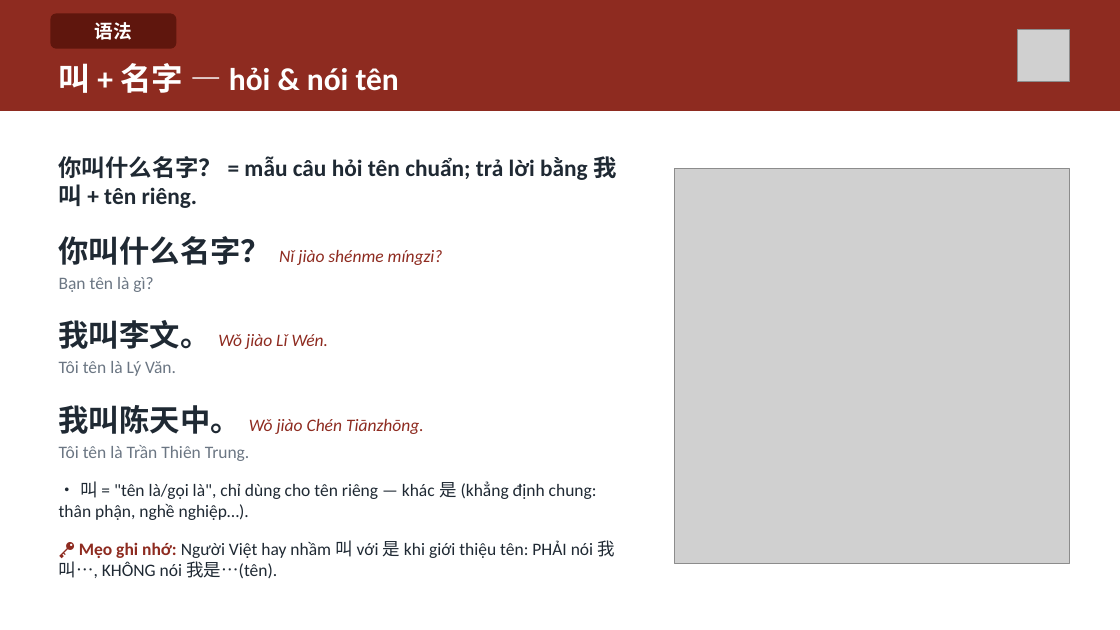
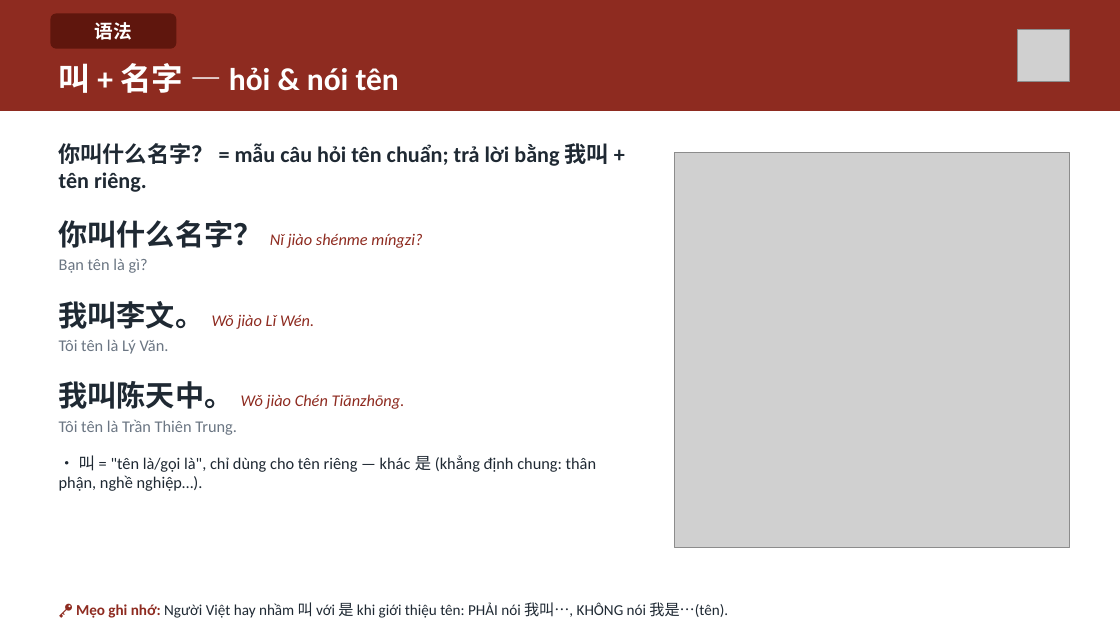
Before and after one commit to HuyenNguyen911/chinese-learning-os, a slide deck: slide 9 of output/hsk1/buoi02_chaohoi_lamquen/slide/Buoi-02-Chaohoi-Lamquen.pptx (slide 7 before the commit). Drawn at 1120x630 pixels with LibreOffice and Linux fonts; fonts in the diff are those of the drawing; grey boxes stand for pictures. Boxes give left, top, right and bottom in pixels: in the first picture for what was removed or moved away, otherwise in the second. Text is boxed around its words. In the diff, an @@ line names an element or a change of style, - is before the commit and + after.

```diff
--- a/output/hsk1/buoi02_chaohoi_lamquen/slide/Buoi-02-Chaohoi-Lamquen.pptx
+++ b/output/hsk1/buoi02_chaohoi_lamquen/slide/Buoi-02-Chaohoi-Lamquen.pptx
@@ text "你叫什么名字？ = mẫu câu hỏi ..." at box(59, 143, 609, 491): size 20 to 19 pt in "你叫什么名字？ = mẫu câu hỏi tên chuẩn; ..."; size 26 to 25 pt in "你叫什么名字？", "我叫李文。", "我叫陈天中。"; size 15 to 14 pt in "Nǐ jiào shénme míngzi?", "Bạn tên là gì?", "Wǒ jiào Lǐ Wén.", "Tôi tên là Lý Văn." and 3 more places; vertical alignment middle to top @@
@@ picture: place and size @@
-picture at box(675, 169, 1070, 564)
+picture at box(675, 153, 1070, 548)
@@ text at box(59, 540, 614, 578): paragraph removed @@
-🔑 Mẹo ghi nhớ: Người Việt hay nhầm 叫 với 是 khi giới thiệu tên: PHẢI nói 我叫…, KHÔNG nói 我是…(tên).
@@ text added at box(76, 602, 728, 618), 13 pt, text #1F2933 @@
+🔑 Mẹo ghi nhớ: Người Việt hay nhầm 叫 với 是 khi giới thiệu tên: PHẢI nói 我叫…, KHÔNG nói 我是…(tên).
```
Also in this commit, not shown: 14 other slides changed, 4 slides added, 3 slides removed, 44 other files.
